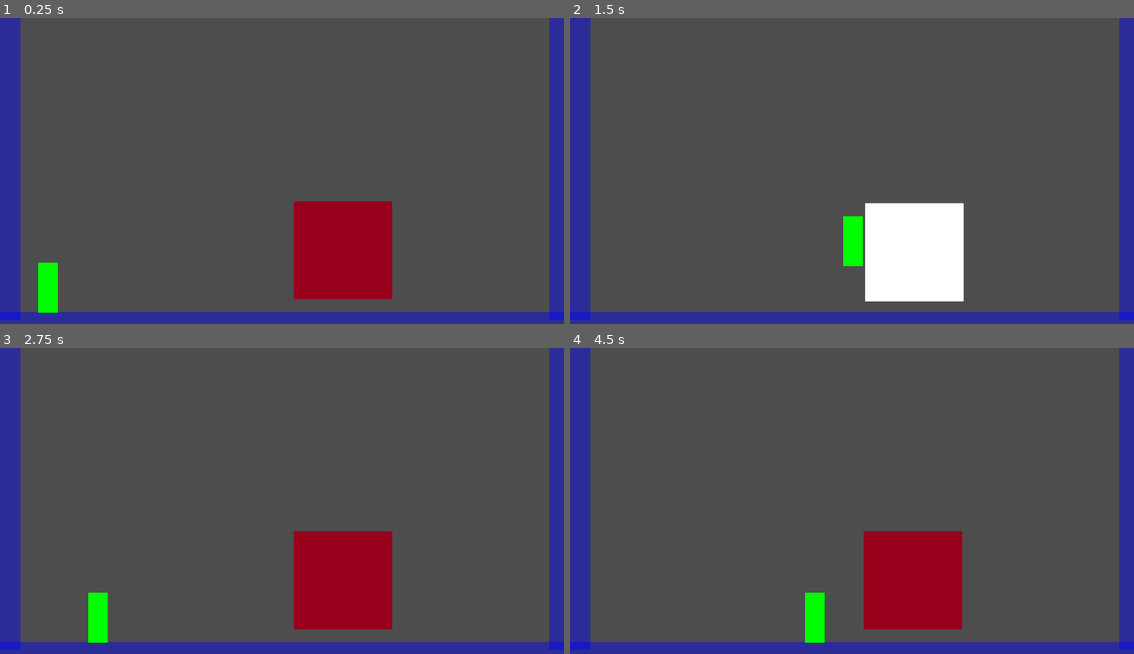
Above: before the commit, frames 1-4 (two rows, left to right).
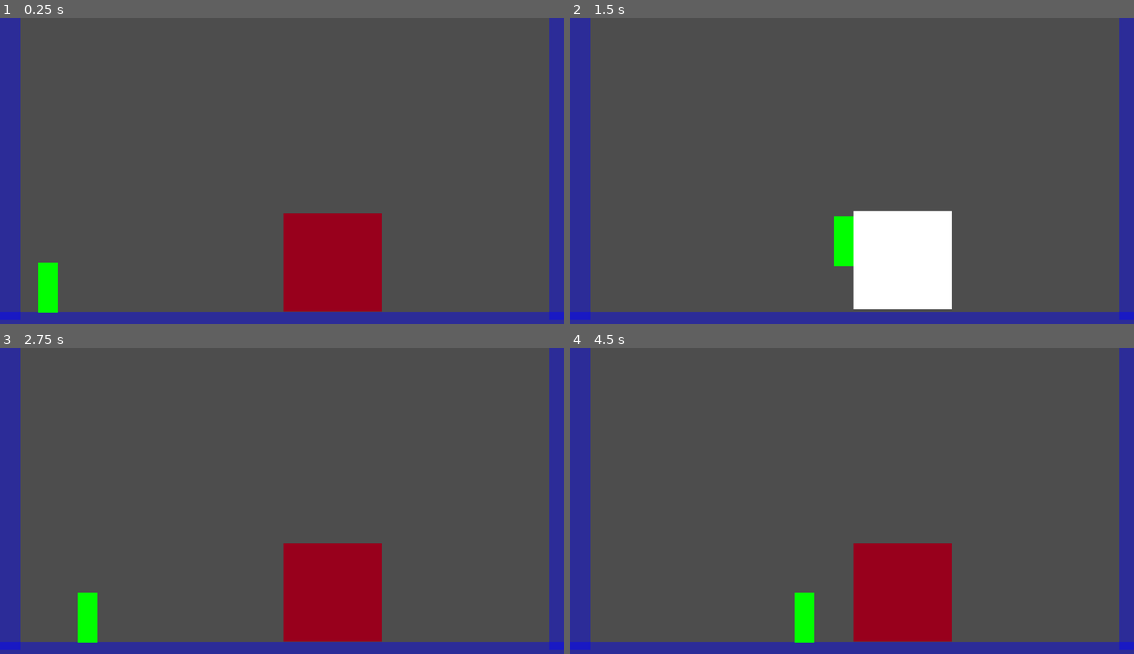
Above: after the commit, the same moments.

Repository: itlleat/twenty-second-slam
Game: Godot game, scene res://test_level.tscn
Two runs of this game, one before a commit and one after it. Both use one fixed random seed, a clock stepped at 60 frames per second and the inputs below.
Inputs:
- Up to frame 1 (0.25 s): no input
- Up to frame 2 (1.5 s): tap Enter at 0.5 s; hold D (move_right) from 0.53 s (still down); tap E (punch) at 0.6, 1.35 s; tap Space (jump) at 0.77 s
- Up to frame 3 (2.75 s): tap Space (jump) at 1.52 s; release D (move_right) at 2.03 s; hold A (move_left) from 2.03 s (still down); tap E (punch) at 2.1 s
- Up to frame 4 (4.5 s): release A (move_left) at 2.78 s; hold D (move_right) 2.78-4.28 s; tap E (punch) at 2.85, 3.6, 4.35 s; tap Space (jump) at 3.02, 3.77 s; hold A (move_left) from 4.28 s (still down)

The runs differ from the first frame. In frame 1, 2.5% of the frame differs, in the area x 50-70%, y 59-97%; in frame 2, 2.5%; in frame 3, 3.1%, in the area x 13-70%, y 59-97%; in frame 4, 3.1%.

Commit message:
removed enemy instance and respawn

Diff:
--- a/enemy.gd
+++ b/enemy.gd
@@ -66,7 +66,7 @@
 
 	if health <= 0:
 		print("Enemy dying at position: ", global_position)
-		emit_signal("enemy_died", global_position)  # Signal death with position
+		# emit_signal("enemy_died", global_position)  # Signal death with position - COMMENTED OUT
 		queue_free()  # Remove enemy when health reaches 0
 
 func _on_hit_box_area_entered(area):
--- a/test_level.gd
+++ b/test_level.gd
@@ -11,16 +11,16 @@
 	# Position the player
 	# $Player.position = Vector2(512, 300)  # Start position in the middle and above ground
 
-	# Set up respawn timer
-	respawn_timer = Timer.new()
-	respawn_timer.one_shot = true
-	respawn_timer.wait_time = 1
-	respawn_timer.timeout.connect(_on_respawn_timer_timeout)
-	add_child(respawn_timer)
+	# Set up respawn timer - COMMENTED OUT
+	# respawn_timer = Timer.new()
+	# respawn_timer.one_shot = true
+	# respawn_timer.wait_time = 1
+	# respawn_timer.timeout.connect(_on_respawn_timer_timeout)
+	# add_child(respawn_timer)
 
-	print("About to spawn initial enemy")
-	# Spawn initial ene
-	spawn_enemy()
+	# print("About to spawn initial enemy")
+	# Spawn initial enemy - COMMENTED OUT
+	# spawn_enemy()
 	print("TestLevel _ready() finished")
 
 func spawn_enemy():
@@ -35,21 +35,23 @@
 			# respawned enemy far from the intended spot if the parent has
 			# any transform. Assign to `global_position` to preserve world coords.
 			enemy.global_position = last_enemy_position
-			if enemy.has_signal("enemy_died"):
-				enemy.enemy_died.connect(_on_enemy_died)
-			else:
-				print("Warning: enemy instance has no 'enemy_died' signal")
+			# COMMENTED OUT - Signal connection for respawning
+			# if enemy.has_signal("enemy_died"):
+			# 	enemy.enemy_died.connect(_on_enemy_died)
+			# else:
+			# 	print("Warning: enemy instance has no 'enemy_died' signal")
 			print("Enemy spawned at global position: ", enemy.global_position)
 		else:
 			print("Failed to instantiate enemy")
 	else:
 		print("Failed to load enemy scene")
 
-func _on_enemy_died(enemy_pos):
-	print("Enemy death signal received at position: ", enemy_pos)
-	last_enemy_position = enemy_pos  # Store position for respawn
-	respawn_timer.start()
+# COMMENTED OUT - Enemy respawn functions
+# func _on_enemy_died(enemy_pos):
+# 	print("Enemy death signal received at position: ", enemy_pos)
+# 	last_enemy_position = enemy_pos  # Store position for respawn
+# 	respawn_timer.start()
 
-func _on_respawn_timer_timeout():
-	print("Timer timeout - spawning enemy at position: ", last_enemy_position)
-	spawn_enemy()
+# func _on_respawn_timer_timeout():
+# 	print("Timer timeout - spawning enemy at position: ", last_enemy_position)
+# 	spawn_enemy()
--- a/test_level.tscn
+++ b/test_level.tscn
@@ -1,7 +1,8 @@
-[gd_scene load_steps=4 format=3 uid="uid://kf6ot565m4ke"]
+[gd_scene load_steps=5 format=3 uid="uid://kf6ot565m4ke"]
 
 [ext_resource type="PackedScene" uid="uid://baxeutytpeu4r" path="res://player.tscn" id="1_2auna"]
 [ext_resource type="Script" path="res://test_level.gd" id="1_dlgt2"]
+[ext_resource type="PackedScene" uid="uid://c1ipunpbjutsu" path="res://enemy.tscn" id="3_cxdfw"]
 
 [sub_resource type="RectangleShape2D" id="RectangleShape2D_u3kwk"]
 size = Vector2(1159, 14)
@@ -63,3 +64,6 @@
 position = Vector2(98, 584)
 
 [node name="UI" type="CanvasLayer" parent="."]
+
+[node name="Enemy" parent="." instance=ExtResource("3_cxdfw")]
+position = Vector2(679, 500)
